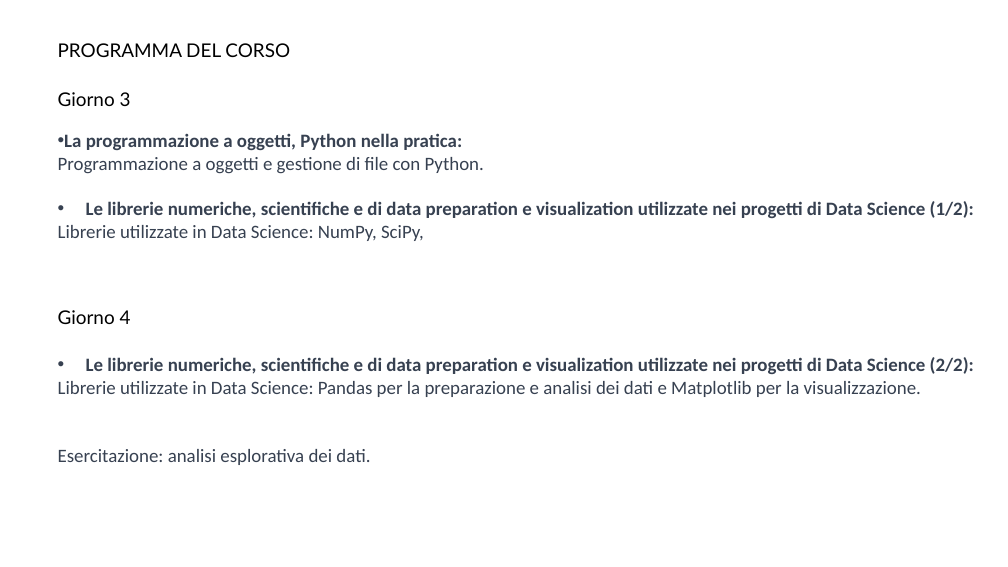
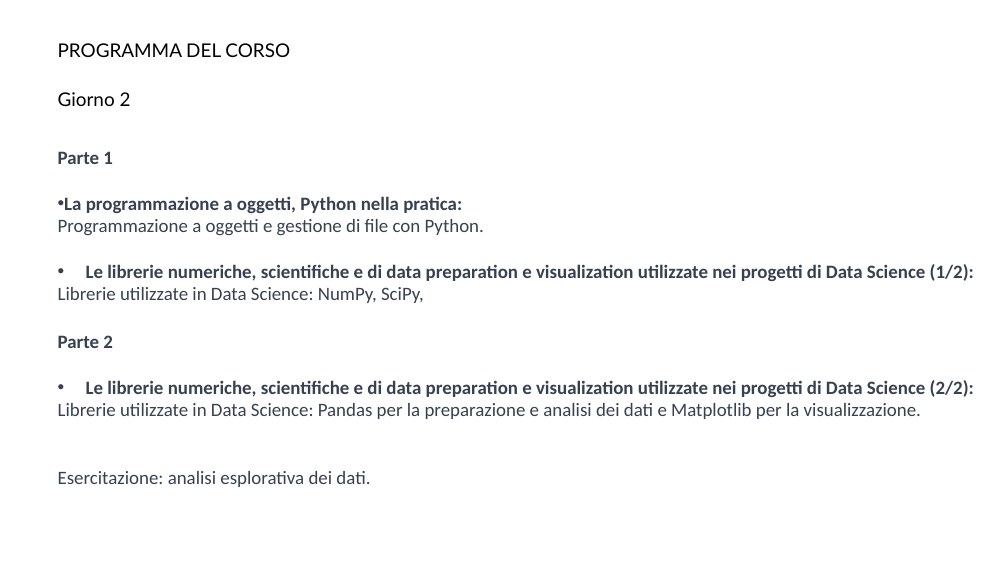
Before and after one commit to AndreaCorvaglia0/python-base, a slide deck: slide 4 of Presentazione_python_base.pptx (slide 5 before the commit). Drawn at 1008x567 pixels with LibreOffice and Linux fonts; fonts in the diff are those of the drawing; background and template pictures are left out. Boxes give left, top, right and bottom in pixels: in the first picture for what was removed or moved away, otherwise in the second. Text is boxed around its words. In the diff, an @@ line names an element or a change of style, - is before the commit and + after.

```diff
--- a/Presentazione_python_base.pptx
+++ b/Presentazione_python_base.pptx
@@ text at [58, 92, 131, 106]: text changed @@
-Giorno 3
+Giorno 2
@@ text "Parte 1": place and size @@
-text "Parte 1" at [58, 133, 974, 241]
+text "Parte 1" at [58, 151, 974, 303]
@@ text at [58, 151, 113, 164]: paragraph added @@
+Parte 1
@@ text removed at [58, 310, 131, 324] @@
-Giorno 4
@@ text at [58, 335, 113, 348]: paragraph added @@
+Parte 2
```
Also in this commit, not shown: 6 other slides changed, 1 slide removed.
